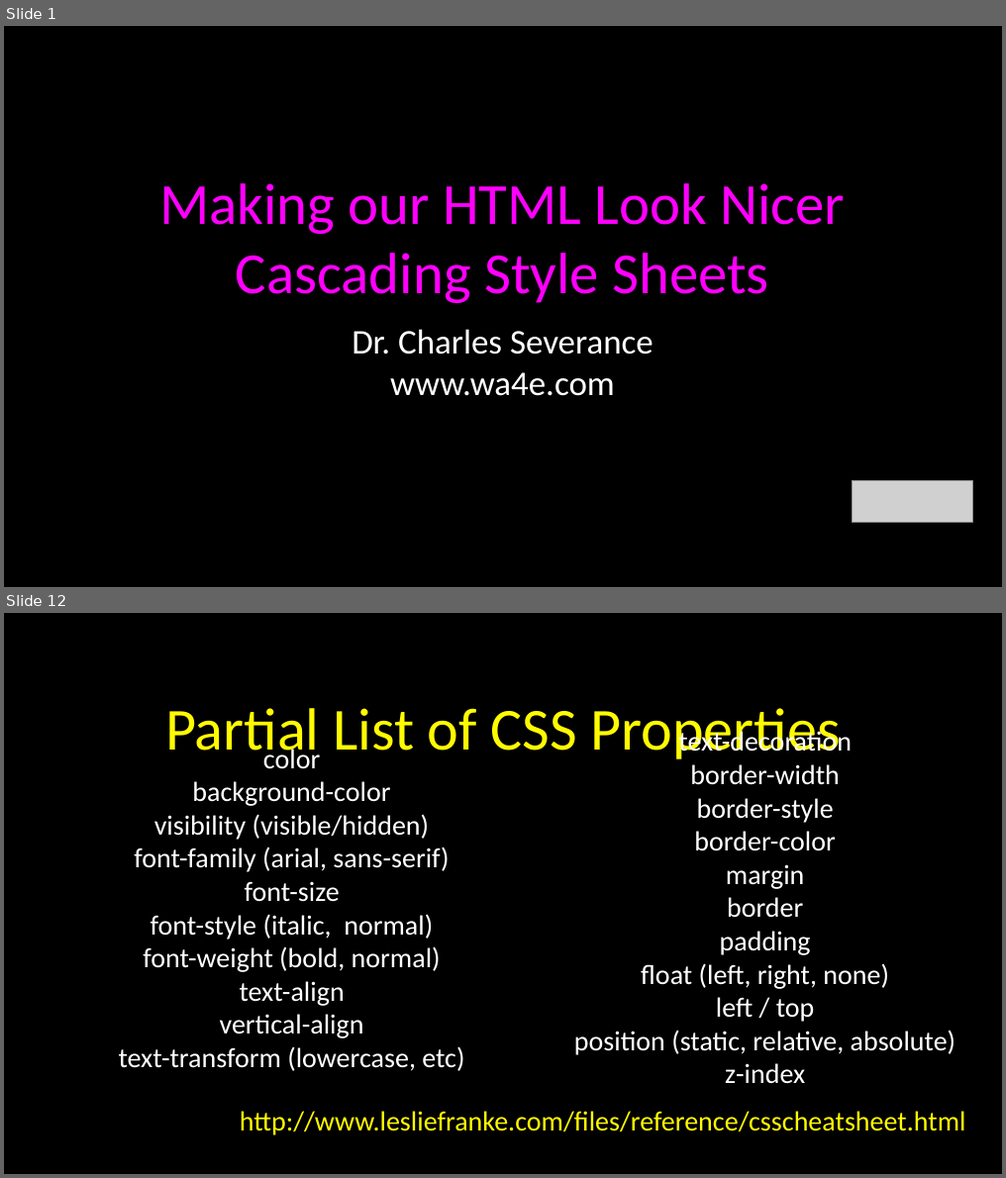
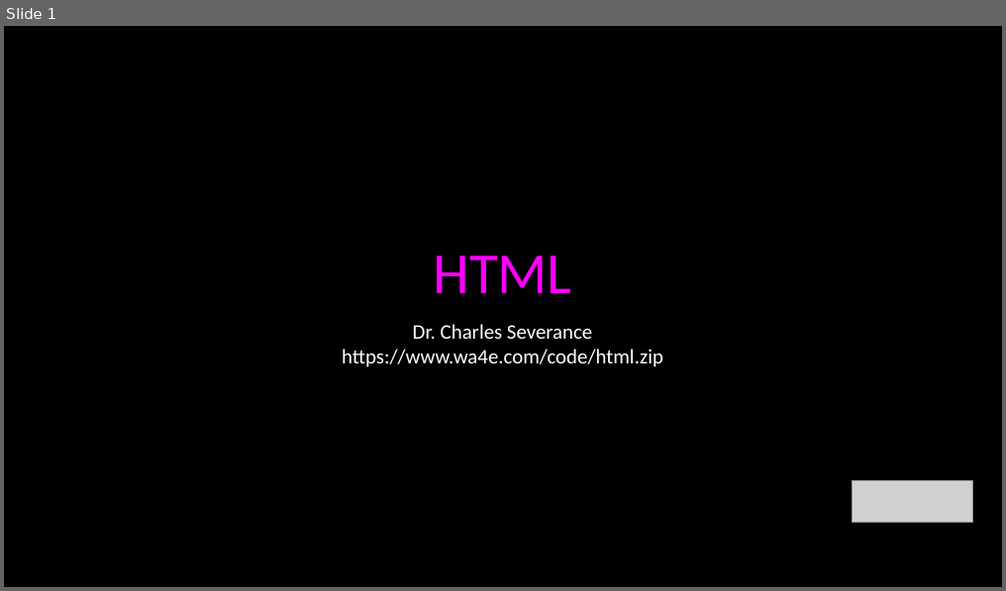
Before and after one commit to csev/wa4e, a slide deck: lectures/Web-02-CSS.ppt. Shown one above the other, each under a label of ours: slides 1 and 12 before the commit, slide 1 after it; the slides between them are not shown. The pictures are 1006x1178 and 1006x591 pixels, drawn with LibreOffice and Linux fonts; fonts in the diff are those of the drawing; grey boxes stand for pictures. Boxes give left, top, right and bottom in pixels: in the first picture for what was removed or moved away, otherwise in the second. Text is boxed around its words. In the diff, an @@ line names an element or a change of style, - is before the commit and + after.

```diff
--- a/lectures/Web-02-CSS.ppt
+++ b/lectures/Web-02-CSS.ppt
@@ slide 12 removed at (4,613,1002,1174), background #000000; not listed: 1 template element that a slide beside it also shows @@
@@ title removed at (165,708,841,764) @@
-Partial List of CSS Properties
@@ text removed at (574,728,955,1083) @@
-text-decoration
-border-width
-border-style
-border-color
-margin
-border
-padding
-float (left, right, none)
-left / top
-position (static, relative, absolute)
-z-index
@@ text removed at (119,745,464,1071) @@
-color
-background-color
-visibility (visible/hidden)
-font-family (arial, sans-serif)
-font-size
-font-style (italic, normal)
-font-weight (bold, normal)
-text-align
-vertical-align
-text-transform (lowercase, etc)
@@ text removed at (240,1111,966,1136) @@
-http://www.lesliefranke.com/files/reference/csscheatsheet.html
@@ slide 1 changed as well @@
@@ title at (433,256,571,293): text changed @@
-Making our HTML Look Nicer
-Cascading Style Sheets
+HTML
@@ text at (342,349,663,368): text changed; size 25 to 14.9 pt @@
-www.wa4e.com
+https://www.wa4e.com/code/html.zip
@@ text at (413,324,592,339): size 25 to 14.9 pt in "Dr. Charles Severance" @@
```
Also in this commit, not shown: 2 other slides changed, 27 slides added, 31 other slides removed, 3 other files.
